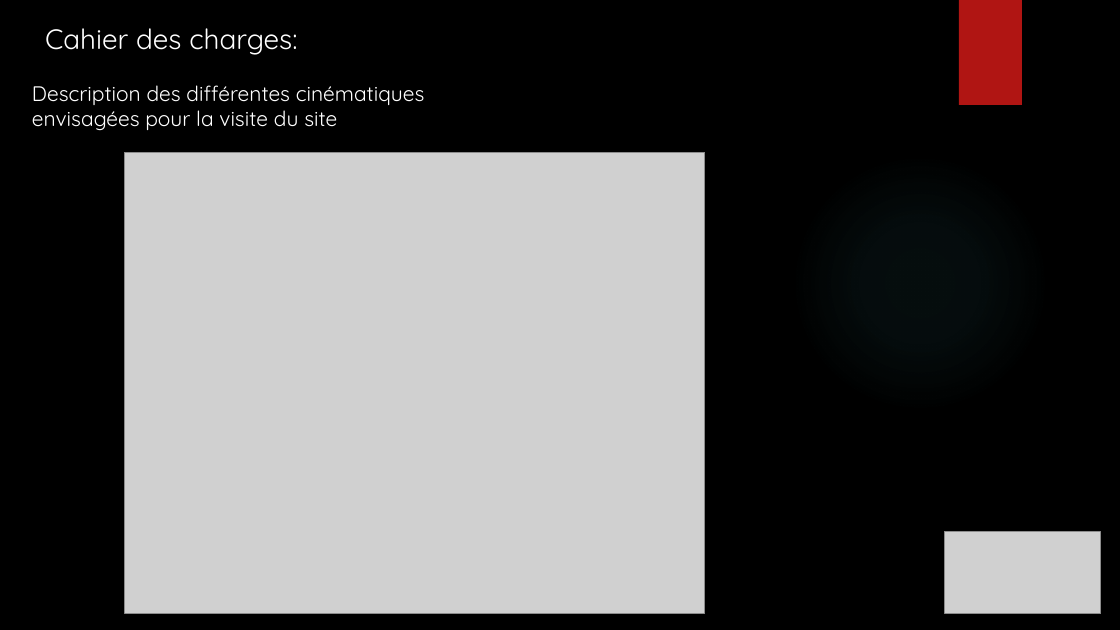
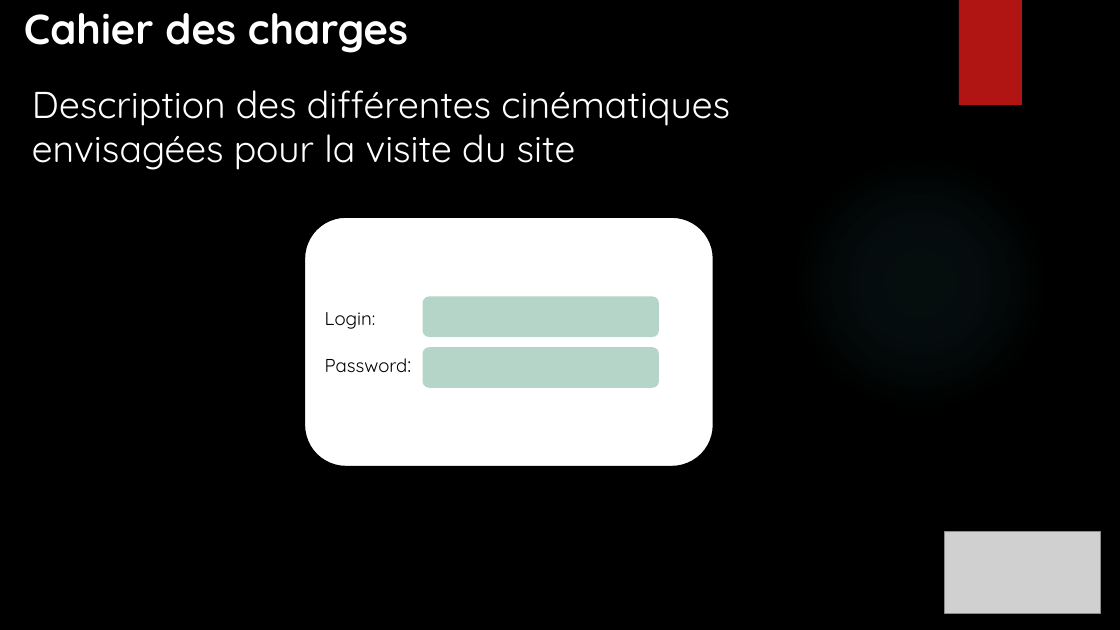
Before and after one commit to ChampemeDylan/UPOP, a slide deck: slide 6 of Présentation UPOP.pptx (slide 7 before the commit). Drawn at 1120x630 pixels with LibreOffice and Linux fonts; fonts in the diff are those of the drawing; grey boxes stand for pictures; background and template pictures are left out. Boxes give left, top, right and bottom in pixels: in the first picture for what was removed or moved away, otherwise in the second. Text is boxed around its words. In the diff, an @@ line names an element or a change of style, - is before the commit and + after.

```diff
--- a/Présentation UPOP.pptx
+++ b/Présentation UPOP.pptx
@@ text at (24, 13, 408, 53): text changed; size 24 to 36 pt; bold on @@
-Cahier des charges:
+Cahier des charges
@@ text "Description des différentes cinématiques envisagées ..." at (32, 90, 730, 170): size 18 to 32 pt @@
@@ picture removed at (125, 152, 705, 614) @@
@@ rounded rectangle added at (304, 217, 713, 466), fill #FFFFFF, outline #000000 1.5 pt, 16 pt, text #000000 @@
+Login:
+Password:
@@ rounded rectangle added at (423, 297, 660, 338), fill #6AAC90 at 50% opacity @@
@@ rounded rectangle added at (423, 347, 660, 388), fill #6AAC90 at 50% opacity @@
```
Also in this commit, not shown: 13 other slides changed, 14 slides added, 5 slides removed, 1 other file.
